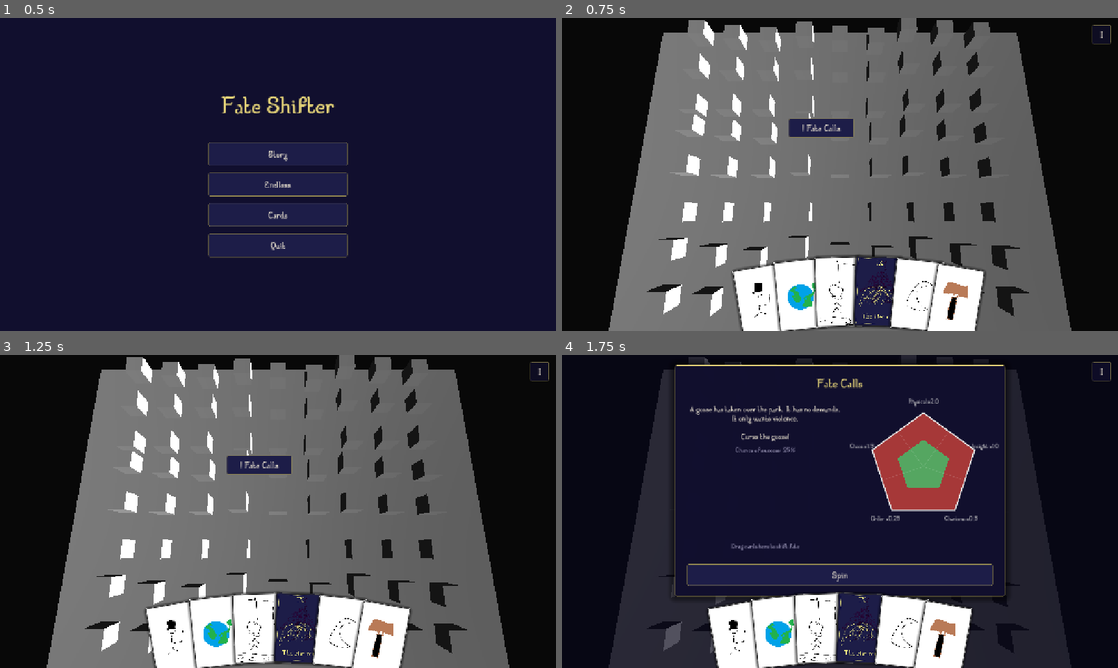
Above: before the commit, frames 1-4 (two rows, left to right).
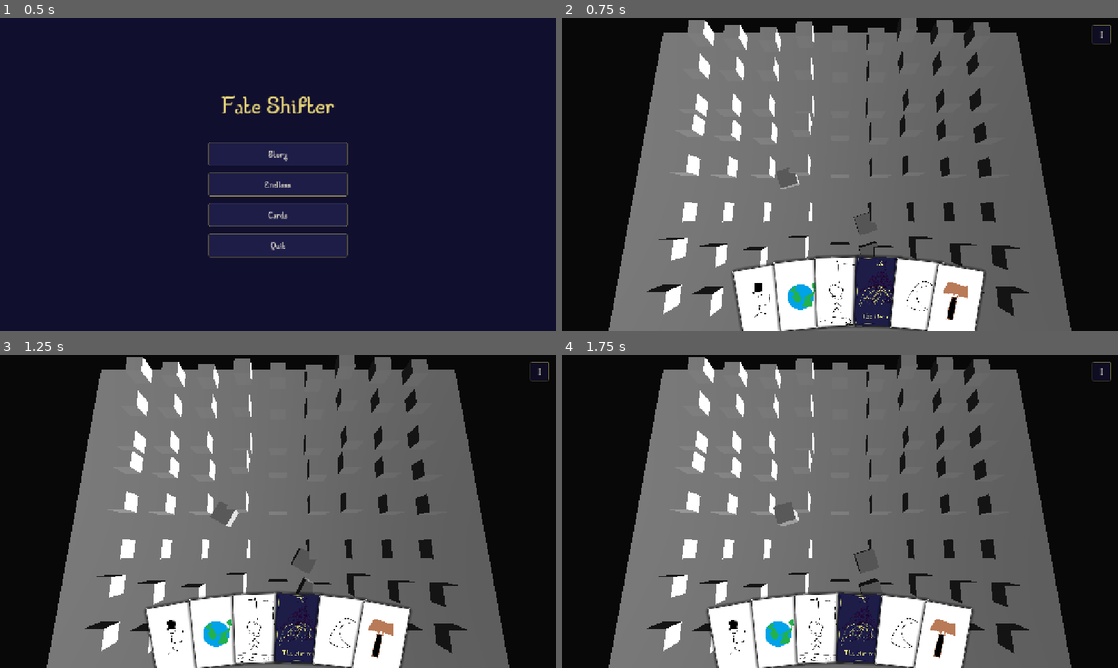
Above: after the commit, the same moments.

Repository: Cthulhu5227/GameOffShift
Game: Godot game, scene res://main_menu.tscn
The game is run twice, just before and just after one commit, with the same random seed, the same clock (stepped at 60 frames per second) and the same inputs.
Inputs (mouse positions are in pixels of both pictures, inside the frame that each line leads up to):
- Up to frame 1 (0.5 s): no input
- Up to frame 2 (0.75 s): click "Story" at 0.5 s
- Up to frame 3 (1.25 s): no input
- Up to frame 4 (1.75 s): click (823, 464) at 1.25 s, where only the run before the commit has a clickable "! Fate Calls"

Frame 1 is identical in both runs. In frame 2, 0.9% of the frame differs, in the area x 38-57%, y 32-77%; in frame 3, 1.0%; in frame 4, 60%, in the area x 8-92%, y 0-100%.

Commit message:
added 3d senario icons, removed old 2d senario button, added 3 max senarios at a time

Diff:
--- a/shift/card_handlers/card_bag.gd
+++ b/shift/card_handlers/card_bag.gd
@@ -8,8 +8,6 @@
 static func load_cards(folder : String) -> Array[CardData]:
 	var cards: Array[CardData] = []
 
-	# list_directory gives the editor file names even in an exported build
-	# (DirAccess would show "the_fool.tres.remap" there).
 	for file in ResourceLoader.list_directory(folder):
 		if file.get_extension() != "tres": # the folder also has card_data.gd
 			continue
--- a/shift/data/shifts/shift_data.gd
+++ b/shift/data/shifts/shift_data.gd
@@ -17,7 +17,7 @@
 @export var scenarios: Array[ScenarioData] = []
 ## How many fate markers can be on the map at the same time.
 ## 1 = one at a time (like now); higher = choose which to tackle first.
-@export_range(1, 10) var max_fates_on_map: int = 1
+@export_range(1, 10) var max_fates_on_map: int = 3
 ## Added to every fate's base chance this shift. Negative = harder.
 @export_range(-0.5, 0.5, 0.05) var chance_modifier: float = 0.0
 
--- a/shift/scenario_handlers/scenario_bag.gd
+++ b/shift/scenario_handlers/scenario_bag.gd
@@ -8,8 +8,6 @@
 func load_scenarios(folder : String) -> Array[ScenarioData]:
 	var scenarios: Array[ScenarioData] = []
 
-	# list_directory gives the editor file names even in an exported build
-	# (DirAccess would show "burnt_toast.tres.remap" there, which load() can't open).
 	for file in ResourceLoader.list_directory(folder):
 		if file.get_extension() != "tres":
 			continue
--- a/shift/scenario_handlers/scenario_button.gd
+++ /dev/null
@@ -1,8 +0,0 @@
-extends Button
-
-## The map marker for a scenario. ui.gd listens for `pressed` and opens the popup.
-
-func _ready():
-	var t := create_tween().set_loops().set_trans(Tween.TRANS_SINE)
-	t.tween_property(self, "modulate", Color(1, 1, 1), 0.8)
-	t.tween_property(self, "modulate", Color(0.7, 0.7, 0.7), 0.8)
--- a/shift/scenario_handlers/scenario_button.tscn
+++ /dev/null
@@ -1,11 +0,0 @@
-[gd_scene format=3 uid="uid://uyh52yx7xxsu"]
-
-[ext_resource type="Script" uid="uid://b4yrfelp4lsgp" path="res://scenario_handlers/scenario_button.gd" id="1_ui7w7"]
-
-[node name="Scenario_Button" type="Button"]
-custom_minimum_size = Vector2(150, 42)
-offset_right = 150.0
-offset_bottom = 42.0
-mouse_default_cursor_shape = 2
-text = "! Fate Calls"
-script = ExtResource("1_ui7w7")
--- /dev/null
+++ b/shift/scenario_handlers/scenario_marker.gd
@@ -0,0 +1,32 @@
+extends Area3D
+
+## A clickable 3D marker for a scenario on the map. ui.gd listens for `clicked` and opens the popup.
+
+signal clicked
+
+@onready var model: Node3D = $Indicator
+
+func _ready() -> void:
+	input_event.connect(_on_input_event)
+	mouse_entered.connect(_on_hover.bind(true))
+	mouse_exited.connect(_on_hover.bind(false))
+	_start_bob()
+
+func _on_input_event(_camera: Node, event: InputEvent, _pos: Vector3, _normal: Vector3, _shape: int) -> void:
+	if event is InputEventMouseButton and event.button_index == MOUSE_BUTTON_LEFT and event.pressed:
+		clicked.emit()
+
+func _on_hover(on: bool) -> void:
+	Input.set_default_cursor_shape(Input.CURSOR_POINTING_HAND if on else Input.CURSOR_ARROW)
+	var target := Vector3.ONE * (0.3 if on else 0.25) # the model is scaled to 0.25 in the scene
+	create_tween().tween_property(model, "scale", target, 0.15)
+
+func _start_bob() -> void:
+	var bob := create_tween().set_loops().set_trans(Tween.TRANS_SINE)
+	bob.tween_property(model, "position:y", 0.3, 1.0)
+	bob.tween_property(model, "position:y", 0.0, 1.0)
+	var spin := create_tween().set_loops()
+	spin.tween_property(model, "rotation:y", TAU, 4.0).as_relative()
+
+func _exit_tree() -> void:
+	Input.set_default_cursor_shape(Input.CURSOR_ARROW) # don't leave the hand cursor stuck after a click
--- /dev/null
+++ b/shift/scenario_handlers/scenario_marker.tscn
@@ -0,0 +1,15 @@
+[gd_scene format=3 uid="uid://gc3qeidxre0f"]
+
+[ext_resource type="PackedScene" uid="uid://bxjwbea04u3m4" path="res://models/Indicator.glb" id="1_bxere"]
+[ext_resource type="Script" uid="uid://cmty44i35hk7m" path="res://scenario_handlers/scenario_marker.gd" id="1_pkmn3"]
+
+[sub_resource type="BoxShape3D" id="BoxShape3D_mo5ln"]
+
+[node name="ScenarioMarker" type="Area3D" unique_id=809594718]
+script = ExtResource("1_pkmn3")
+
+[node name="CollisionShape3D" type="CollisionShape3D" parent="." unique_id=1810761417]
+shape = SubResource("BoxShape3D_mo5ln")
+
+[node name="Indicator" parent="." unique_id=12666764 instance=ExtResource("1_bxere")]
+transform = Transform3D(0.25, 0, 0, 0, 0.25, 0, 0, 0, 0.25, 0, 0, 0)
--- a/shift/ui.gd
+++ b/shift/ui.gd
@@ -2,9 +2,8 @@
 
 signal fate_finished(success: bool)
 
-const ScenarioButton = preload("res://scenario_handlers/scenario_button.tscn")
+const ScenarioMarker = preload("res://scenario_handlers/scenario_marker.tscn")
 const ScenarioUI = preload("res://scenario_handlers/scenario.tscn")
-const HAND_HEIGHT := 200.0 #keep map buttons out from under the cards
 
 @onready var scenario_layer: Control = $ScenarioLayer
 @onready var hand = $Hand
@@ -12,27 +11,21 @@
 @onready var pause_menu = %PauseMenu
 @onready var card_bag: CardBag = $"../CardBag"
 @onready var cutscene_layer: Control = $CutsceneLayer
+@onready var markers: Node3D = $"../Markers"
 
 func _ready() -> void:
 	menu_button.pressed.connect(pause_menu.open)
 	hand.card_played.connect(_on_card_played)
 
-func randomize_position(button: Button) -> void:
-	var area: Vector2 = get_viewport_rect().size
-	var max_pos: Vector2 = area - button.size - Vector2(0, HAND_HEIGHT)
-	button.position = Vector2(
-		randf_range(0.0, max_pos.x),
-		randf_range(0.0, max_pos.y)
-	)
+func spawn_fate(scenario: ScenarioData, chance_bonus := 0.0) -> void:
+	var marker = ScenarioMarker.instantiate()
+	marker.clicked.connect(_open_scenario.bind(marker, scenario, chance_bonus))
+	markers.add_child(marker)
+	# Random spot on the ground (X/Z; Y is up). Set after add_child so global_position works.
+	marker.global_position = Vector3(randf_range(-1.5, 1.5), 0.0, randf_range(-1.5, 1.5))
 
-func spawn_fate(scenario: ScenarioData, chance_bonus := 0.0) -> void:
-	var button = ScenarioButton.instantiate()
-	randomize_position(button)
-	button.pressed.connect(_open_scenario.bind(button, scenario, chance_bonus))
-	scenario_layer.add_child(button)
-
-func _open_scenario(button: Button, scenario: ScenarioData, chance_bonus: float) -> void:
-	button.queue_free()
+func _open_scenario(marker: Area3D, scenario: ScenarioData, chance_bonus: float) -> void:
+	marker.queue_free()
 	var popup = ScenarioUI.instantiate()
 	popup.chance_bonus = chance_bonus
 	popup.setup(scenario)
--- a/shift/world.tscn
+++ b/shift/world.tscn
@@ -45,3 +45,5 @@
 [node name="WorldEnvironment" type="WorldEnvironment" parent="." unique_id=1254713253]
 environment = SubResource("Environment_s5hjc")
 camera_attributes = SubResource("CameraAttributesPractical_mnwf0")
+
+[node name="Markers" type="Node3D" parent="." unique_id=1766815711]
Binary file added: shift/models/Indicator.glb
Not shown, added: shift/models/Indicator.glb.import
Not shown, removed: shift/scenario_handlers/scenario_button.gd.uid
Not shown, added: shift/scenario_handlers/scenario_marker.gd.uid
